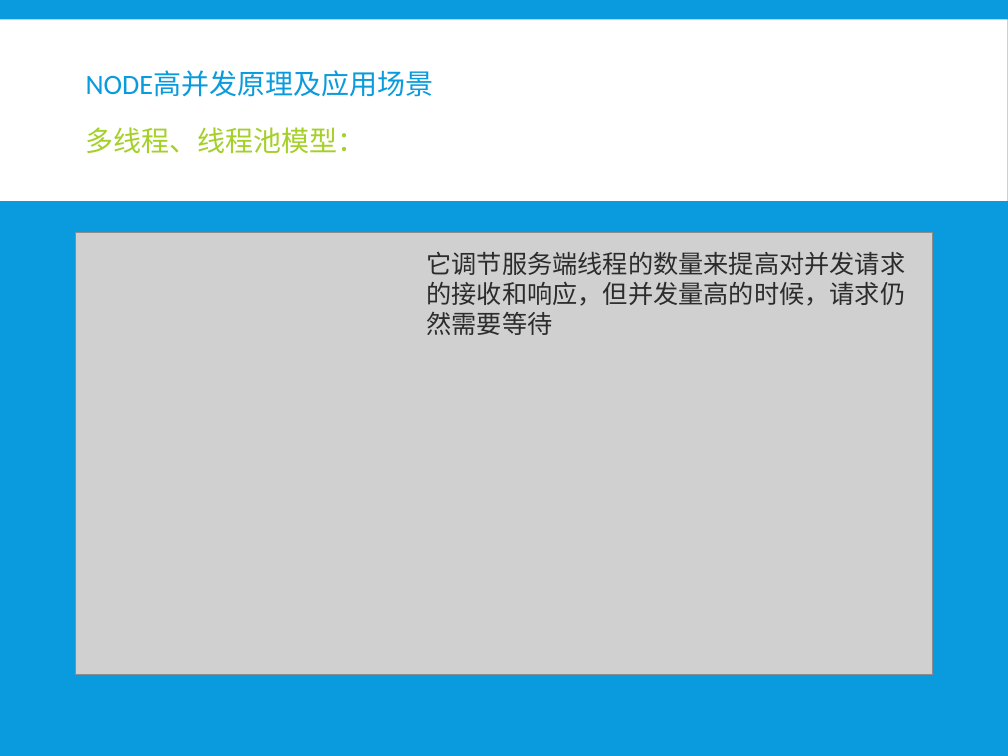
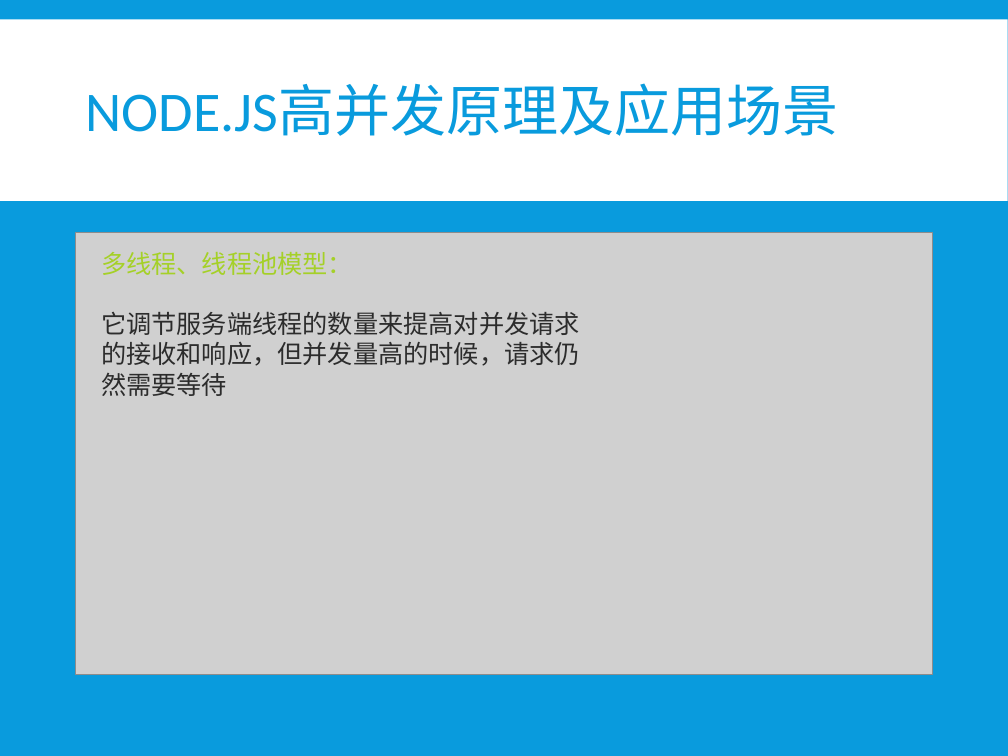
Before and after one commit to xiayu1986/webLearn, a slide deck: slide 15 of mix/技术分享/NODE技术分享.pptx (slide 9 before the commit). Drawn at 1008x756 pixels with LibreOffice and Linux fonts; fonts in the diff are those of the drawing; grey boxes stand for pictures. Boxes give left, top, right and bottom in pixels: in the first picture for what was removed or moved away, otherwise in the second. Text is boxed around its words. In the diff, an @@ line names an element or a change of style, - is before the commit and + after.

```diff
--- a/mix/技术分享/NODE技术分享.pptx
+++ b/mix/技术分享/NODE技术分享.pptx
@@ title at [86, 84, 839, 136]: text changed; size 20 to 40 pt @@
-NODE高并发原理及应用场景
-多线程、线程池模型：
+NODE.JS高并发原理及应用场景
@@ text "多线程、线程池模型：": place and size @@
-text "多线程、线程池模型：" at [427, 252, 906, 335]
+text "多线程、线程池模型：" at [101, 252, 580, 396]
@@ text at [101, 252, 353, 275]: paragraph added @@
+多线程、线程池模型：
```
Also in this commit, not shown: 11 other slides changed, 8 slides added, 4 slides removed, 1 other file.
